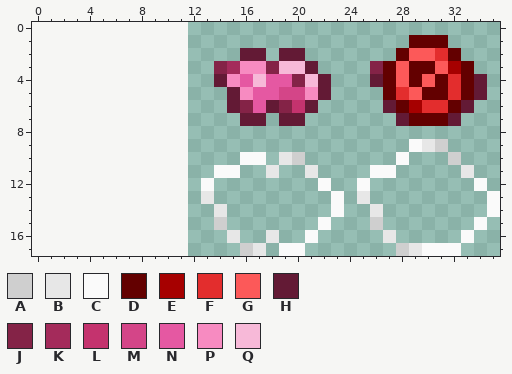
Pixel-art sprite: Content/BuilderToggles/PiggyToggle.png. Above is the file before it was changed.
The file is 48x36 pixels, drawn in blocks of 2x2; one block is one cell here. The old version is drawn lined up with the new one, on the new canvas.
Palette (. is transparent): A #cfcfcf  B #e7e7e7  C #fafafa  D #630000  E #a60000  F #e32d2d  G #fc5959  H #631a35  J #842347  K #a42b5b  L #c4336e  M #d44588  N #e558a2  P #f78bc1  Q #f7b9d8
Pixels before, first column x 13:
 1 ................DDD....
 2 ...HH.HH.......DGGFD...
 3 .JKPPJQQH....JDGDDGED..
 4 .HPNQNNJQH...HDGDGDFDH.
 5 ..HPNNMMPH....DFGDDFDH.
 6 ..HJNHJLH.....HDEFFDH..
 7 ...HH.HH.......HDDDH...
 8 .......................
 9 ................CBA....
10 ...CC.BA.......C...A...
11 .CC..B..B....CC.....B..
12 C........C..C........C.
13 B.........C.B.........C
14 .B........C..B........C
15 .A.......C...A.......C.
16 ..B..B..C.....B.....C..
17 ...AB.CC.......ABCCC...
After:
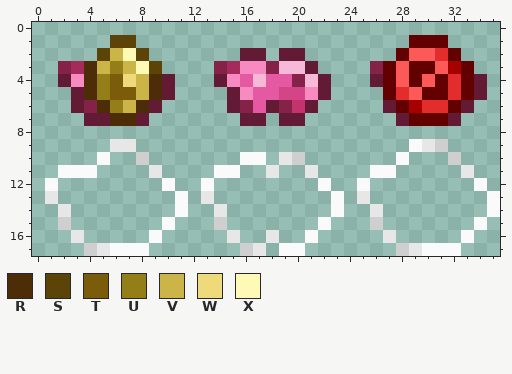
Colours new in this view: R #4c2d08  S #5c4308  T #7a5c0a  U #947e18  V #ccb548  W #eeda7a  X #fff9b7
Edits made:
canvas 24x18 -> 36x18, the old top-left corner now at 12,0
y 1: x 6..7 .. -> SS
y 2: x 5..8 .... -> SVXS
y 3: x 2..9 ........ -> JKRVUVXS
y 4: x 2..10 ......... -> HPRUTWVRH
y 5: x 3..10 ........ -> HRUTTVRH
y 6: x 3..9 ....... -> HJRUVRH
y 7: x 4..8 ..... -> HHRRH
y 9: x 6..7 .. -> BB
y 10: x 5 . -> C; x 8 . -> A
y 11: x 2..4 ... -> CCC; x 9 . -> B
y 12: x 1 . -> C; x 10 . -> C
y 13: x 1 . -> B; x 11 . -> C
y 14: x 2 . -> B; x 11 . -> C
y 15: x 2 . -> A; x 10 . -> C
y 16: x 3 . -> B; x 9 . -> C
y 17: x 4..8 ..... -> ABCCC
Pixel boxes of the changes (left, top, right, bottom) in both pictures:
added: (45, 35, 188, 256)
